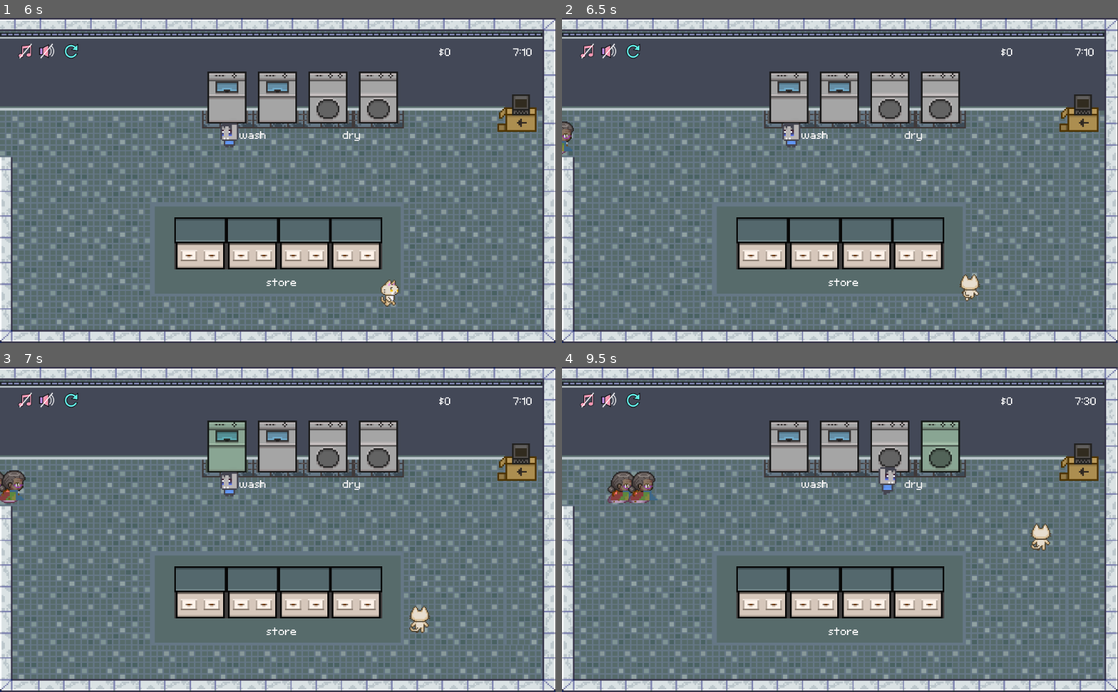
Above: before the commit, frames 1-4 (two rows, left to right).
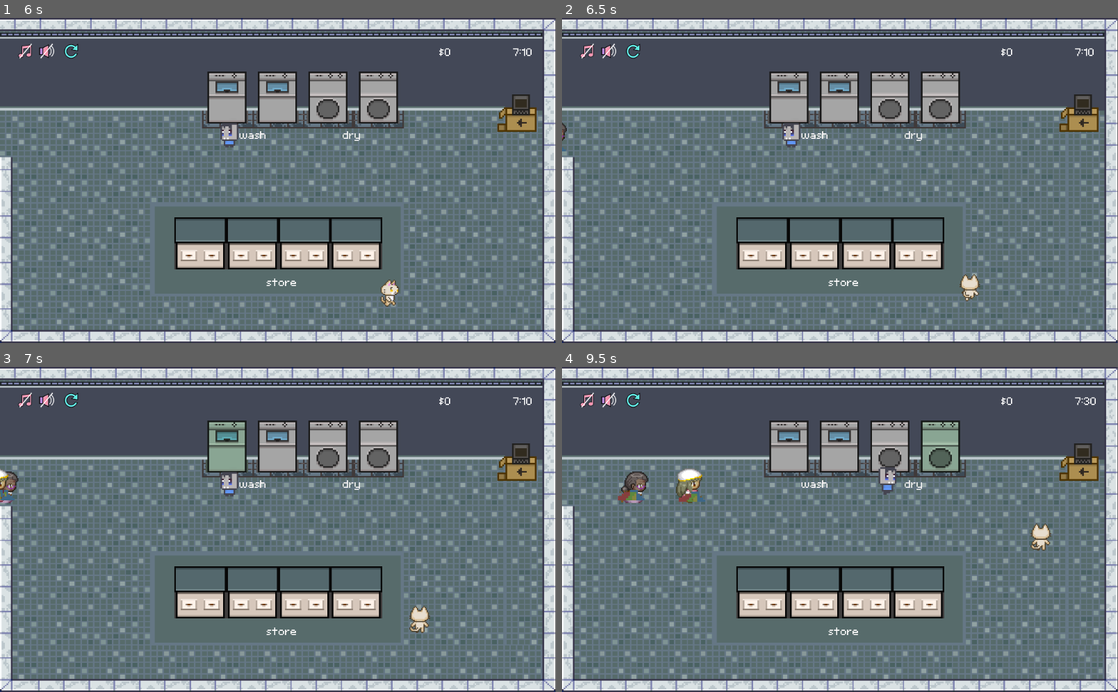
Above: after the commit, the same moments.

Repository: 924036076/laundry_simulator
Game: Godot game, scene res://levels/base_level/Laundry Scene.tscn
Same seed, same stepped clock (60 frames per second), same inputs: the game is played once before the commit and once after it. Sound files missing from this copy of the repository are replaced by a short silence.
Inputs (mouse positions are in pixels of both pictures, inside the frame that each line leads up to):
- Up to frame 1 (6 s): click "Start" at 0.5 s; click (72, 50) at 1.25 s; click "Start" at 2 s; click (72, 50) at 2.75 s; click (72, 50) at 3.5 s; click "Start" at 4.25 s; click (50, 53) at 5 s; click (27, 53) at 5.75 s
- Up to frame 2 (6.5 s): no input
- Up to frame 3 (7 s): move the mouse to (227, 445) at 6.52 s; click (227, 445) at 6.6 s
- Up to frame 4 (9.5 s): move the mouse to (840, 445) at 7.27 s; click (840, 445) at 7.35 s; move the mouse to (890, 445) at 8.02 s; click (890, 445) at 8.1 s; move the mouse to (940, 445) at 8.77 s; click (940, 445) at 8.85 s

Frame 1 is identical in both runs. In frame 2, 0.1% of the frame differs, in the area x 0-3%, y 31-42%; in frame 3, 0.4%; in frame 4, 1.1%, in the area x 8-26%, y 31-43%.

Commit message:
renamed and moved base customer scene, made spawner send both types of customers

Diff:
--- a/characters/test_customer/customer.tscn
+++ b/characters/customers/base_customer/customer.tscn
@@ -1,13 +1,13 @@
 [gd_scene load_steps=19 format=2]
 
-[ext_resource path="res://characters/test_customer/Area2D.gd" type="Script" id=1]
+[ext_resource path="res://characters/customers/base_customer/Area2D.gd" type="Script" id=1]
 [ext_resource path="res://models/Ticket/Ticket.tscn" type="PackedScene" id=2]
 [ext_resource path="res://characters/base_character/base_character.tscn" type="PackedScene" id=3]
-[ext_resource path="res://characters/test_customer/customer.gd" type="Script" id=4]
-[ext_resource path="res://characters/expressions/exclamation mark.png" type="Texture" id=5]
-[ext_resource path="res://characters/test_customer/sprite.png" type="Texture" id=6]
-
-[sub_resource type="Animation" id=5]
+[ext_resource path="res://characters/customers/base_customer/customer.gd" type="Script" id=4]
+[ext_resource path="res://characters/customers/base_customer/sprite.png" type="Texture" id=5]
+[ext_resource path="res://characters/expressions/exclamation mark.png" type="Texture" id=6]
+
+[sub_resource type="Animation" id=13]
 resource_name = "idle_down"
 tracks/0/type = "value"
 tracks/0/path = NodePath("Sprite:frame")
@@ -327,8 +327,7 @@
 "values": [ Vector2( 20.0707, 9.10766 ), Vector2( 17.8207, 7.85766 ), Vector2( 15.5707, 6.85766 ), Vector2( 17.821, 7.858 ) ]
 }
 
-[sub_resource type="Animation" id=1]
-resource_name = "shake"
+[sub_resource type="Animation" id=9]
 length = 0.5
 tracks/0/type = "value"
 tracks/0/path = NodePath("Sprite:position")
@@ -364,21 +363,21 @@
 [node name="Sprite" parent="." index="1"]
 position = Vector2( -2, 0 )
 scale = Vector2( 2, 2 )
-texture = ExtResource( 6 )
+texture = ExtResource( 5 )
 vframes = 4
 hframes = 3
 frame = 4
 
 [node name="AnimationPlayer" parent="." index="2"]
-anims/idle_down = SubResource( 5 )
-anims/idle_left = SubResource( 6 )
-anims/idle_right = SubResource( 7 )
-anims/idle_up = SubResource( 8 )
-anims/mov_down = SubResource( 9 )
-anims/mov_left = SubResource( 10 )
-anims/mov_right = SubResource( 11 )
-anims/mov_up = SubResource( 12 )
-anims/shake = SubResource( 1 )
+anims/idle_down = SubResource( 13 )
+anims/idle_left = SubResource( 14 )
+anims/idle_right = SubResource( 15 )
+anims/idle_up = SubResource( 16 )
+anims/mov_down = SubResource( 5 )
+anims/mov_left = SubResource( 6 )
+anims/mov_right = SubResource( 7 )
+anims/mov_up = SubResource( 8 )
+anims/shake = SubResource( 9 )
 
 [node name="Bumper" type="Area2D" parent="." index="3"]
 position = Vector2( 0.101102, -0.136639 )
--- a/characters/customers/old_lady/OldLady.gd
+++ b/characters/customers/old_lady/OldLady.gd
@@ -1,6 +1,6 @@
-extends "res://characters/test_customer/customer.gd"
-# TODO: rename "test_customer" to "customer" after next pull request merged
+extends "res://characters/customers/base_customer/customer.gd"
 
 func _ready():
-	#._ready()
 	speed = 50
+	patience = 2
+	score_multiplier = 35
--- a/characters/customers/old_lady/OldLady.tscn
+++ b/characters/customers/old_lady/OldLady.tscn
@@ -1,6 +1,6 @@
 [gd_scene load_steps=5 format=2]
 
-[ext_resource path="res://characters/test_customer/customer.tscn" type="PackedScene" id=1]
+[ext_resource path="res://characters/customers/base_customer/customer.tscn" type="PackedScene" id=1]
 [ext_resource path="res://characters/customers/old_lady/OldLady.gd" type="Script" id=2]
 [ext_resource path="res://characters/customers/old_lady/sprite.png" type="Texture" id=3]
 
--- a/levels/base_level/Laundry Scene.tscn
+++ b/levels/base_level/Laundry Scene.tscn
@@ -948,7 +948,6 @@
 position = Vector2( 155.617, -1.26315 )
 
 [node name="WaitTimer" type="Timer" parent="Spawner"]
-wait_time = 0.75
 autostart = true
 
 [node name="Objects" type="TileMap" parent="."]
--- a/levels/base_level/SpawnPoint.gd
+++ b/levels/base_level/SpawnPoint.gd
@@ -24,8 +24,11 @@
 
 func create_customer() -> KinematicBody2D:
 	# Create and initialize new customer
-	#var customer = preload("res://characters/test_customer/customer.tscn").instance()
-	var customer = preload("res://characters/customers/old_lady/OldLady.tscn").instance()
+	var customer : KinematicBody2D = null
+	if customers_created % 2 == 0:
+		customer = preload("res://characters/customers/old_lady/OldLady.tscn").instance()
+	else:
+		customer = preload("res://characters/customers/base_customer/customer.tscn").instance()
 	$Customers.add_child(customer)
 	customer.init(navNode, next_id, rand_range(customer_wait_min, customer_wait_max))
 
Renamed: characters/test_customer/Area2D.gd -> characters/customers/base_customer/Area2D.gd
Renamed: characters/test_customer/customer.gd -> characters/customers/base_customer/customer.gd
Not shown: 10 places in characters/customers/base_customer/customer.tscn that only renumber resources
Renamed: characters/test_customer/sprite.png -> characters/customers/base_customer/sprite.png
Not shown, changed: characters/customers/base_customer/sprite.png.import
